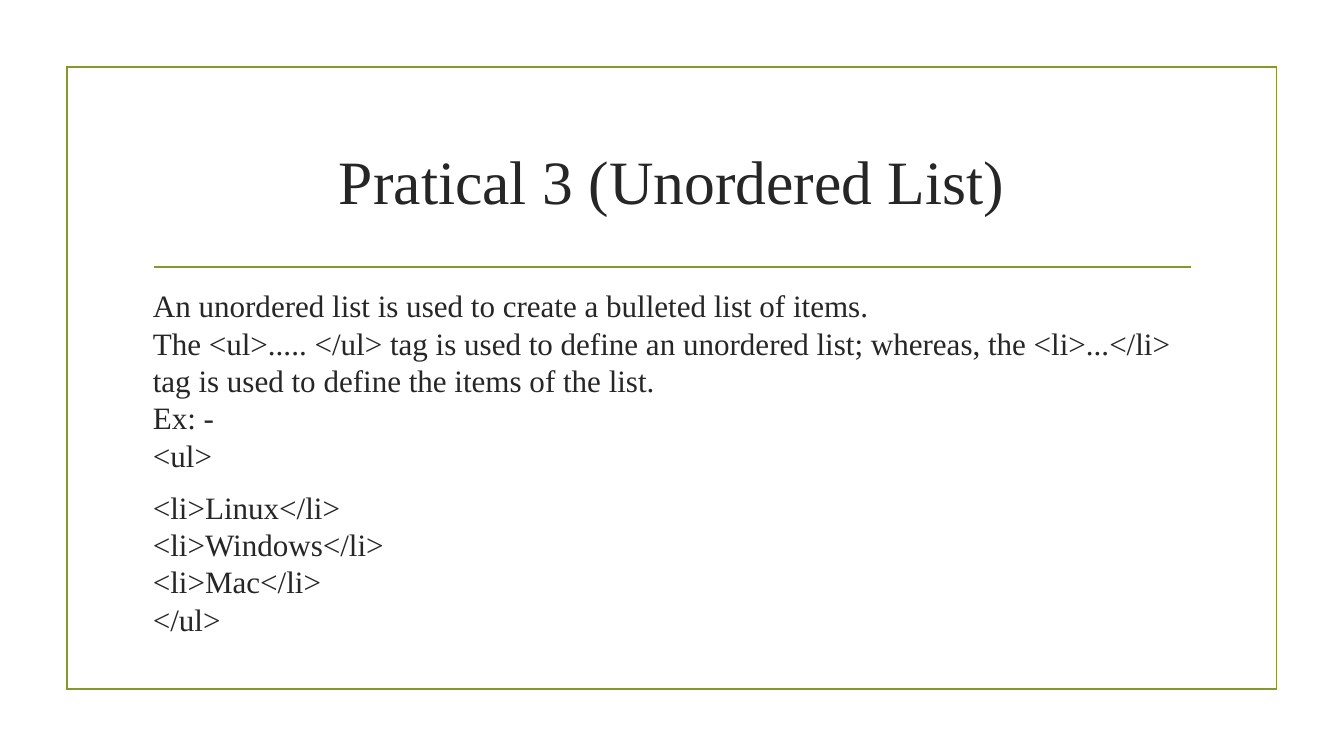
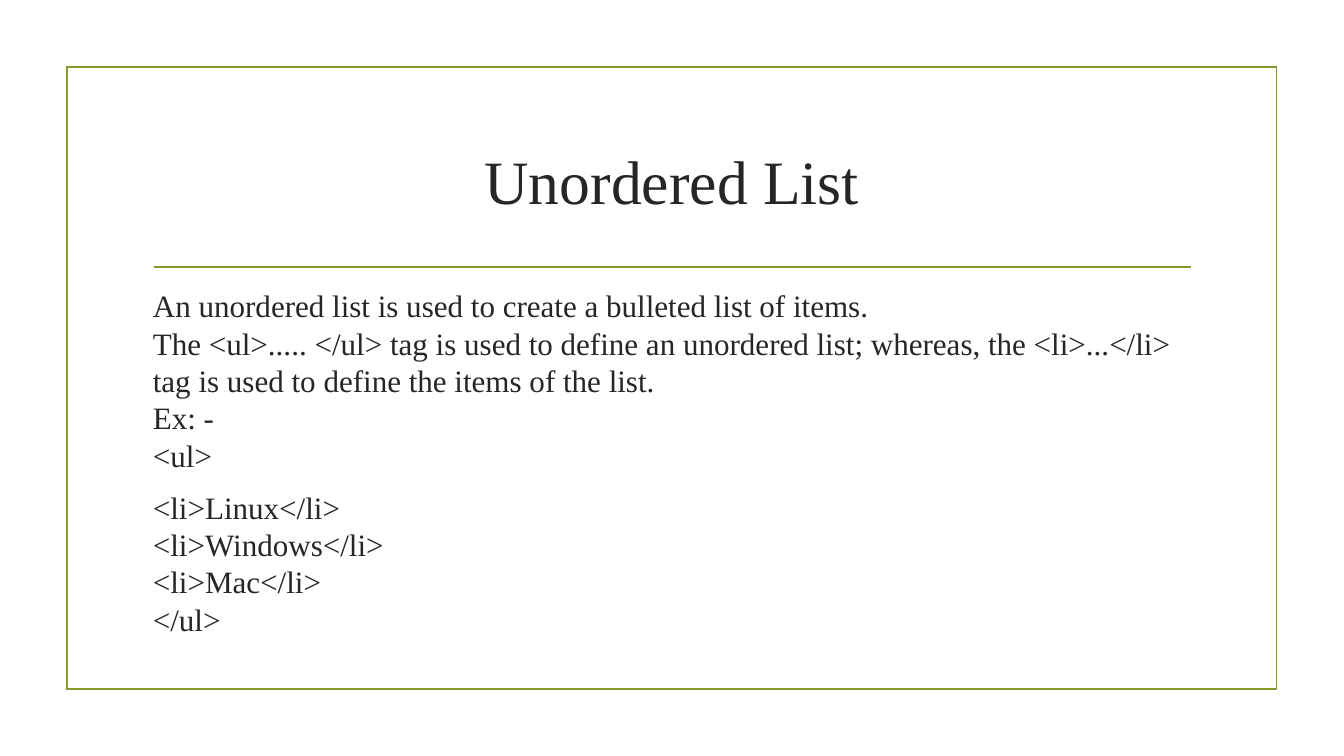
Before and after one commit to sagarshrestha81/FED, a slide deck: slide 20 of HTML.pptx (slide 18 before the commit). Drawn at 1344x756 pixels with LibreOffice and Linux fonts; fonts in the diff are those of the drawing; background and template pictures are left out. Boxes give left, top, right and bottom in pixels: in the first picture for what was removed or moved away, otherwise in the second. Text is boxed around its words. In the diff, an @@ line names an element or a change of style, - is before the commit and + after.

```diff
--- a/HTML.pptx
+++ b/HTML.pptx
@@ title at <box>485,161,859,205</box>: text changed @@
-Pratical 3 (Unordered List)
+Unordered List
```
Also in this commit, not shown: 19 other slides changed, 4 slides added, 5 slides removed, 4 other files.
